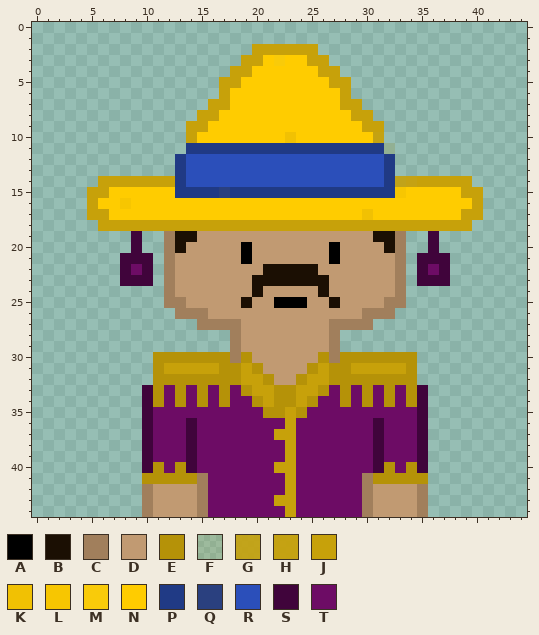
Two versions of one pixel-art sprite, assets/finished presidents/Central_America.png. This is how it looked before the edit.
The file is 450x450 pixels, drawn in blocks of 10x10; one block is one cell here. Pixels under 10% opacity are left out. Colours within 5 levels of each other are drawn and written as one.
Palette (. is transparent): A #000000  B #1b0f03  C #a17f5c  D #c19a72  E #b59208  F #c7a10a22  G #c7a10ae5  H #c7a10af2  J #c7a10a  K #f1c103  L #f7c601  M #ffcc00f1  N #ffcc00  P #203a85  Q #2a407f  R #2b4fba  S #40043b  T #6d0c65
Pixels before, first column x 5:
 2 ...............JJJJJJ...............
 3 ..............JJNMNNJJ..............
 4 .............JJNNNNNNJJ.............
 5 ............JJNNNNNNNNJJ............
 6 ............JNNNNNNNNNNJ............
 7 ...........JJNNNNNNNNNNJJ...........
 8 ..........JJNNNNNNNNNNNNJJ..........
 9 .........JJNNNNNNNNNNNNNNJJ.........
10 .........JNNNNNNNNKNNNNNNNH.........
11 .........PPPPPPPPPPPPPPPPPPF........
12 ........PRRRRRRRRRRRRRRRRRRP........
13 ........PRRRRRRRRRRRRRRRRRRP........
14 .JJJJJJJPRRRRRRRRRRRRRRRRRRPGHJJJJJ.
15 JJNNNNNNPPPPQPPPPPPPPPPPPPPPLNNNNNJJ
16 JNNLNNNNNNNNNNNNNNNNNNNNNNNNNNNNNNNJ
17 JJNNNNNNNNNNNNNNNNNNNNNNNKNNNNNNNNJJ
18 .JJJJJJJJJJJJJJJJJJJJJJJJJJJJJJJJJJ.
19 ....S..CBBDDDDDDDDDDDDDDDDBBC..S....
20 ....S..CBDDDDDADDDDDDDADDDDBC..S....
21 ...SSS.CDDDDDDADDDDDDDADDDDDC.SSS...
22 ...STS.CDDDDDDDDBBBBBDDDDDDDC.STS...
23 ...SSS.CDDDDDDDBBBBBBBDDDDDDC.SSS...
24 .......CDDDDDDDBDDDDDBDDDDDDC.......
25 .......CCDDDDDBDDAAADDBDDDDCC.......
26 ........CCCDDDDDDDDDDDDDDCCC........
27 ..........CCCCDDDDDDDDCCCC..........
28 .............CDDDDDDDDC.............
29 .............CDDDDDDDDC.............
30 ......EEEEEEECEDDDDDDECEEEEEEE......
31 ......EJJJJJEEJEDDDDEJEEJJJJJE......
32 ......EEEEEEEEJJEDDEJJEEEEEEEE......
33 .....SETETETETEJJEEJJETETETETES.....
34 .....SETETETETTEJEEJETTETETETES.....
35 .....STTTTTTTTTTEEJETTTTTTTTTTS.....
36 .....STTTSTTTTTTTTJTTTTTTTSTTTS.....
37 .....STTTSTTTTTTTJJTTTTTTTSTTTS.....
38 .....STTTSTTTTTTTTJTTTTTTTSTTTS.....
39 .....STTTSTTTTTTTTJTTTTTTTSTTTS.....
40 .....SETESTTTTTTTJJTTTTTTTSETES.....
41 .....EEEEECTTTTTTTJTTTTTTCEEEEE.....
42 .....CDDDDCTTTTTTTJTTTTTTCDDDDC.....
43 .....CDDDDCTTTTTTJJTTTTTTCDDDDC.....
44 .....CDDDDCTTTTTTTJTTTTTTCDDDDC.....
The same view after the edit:
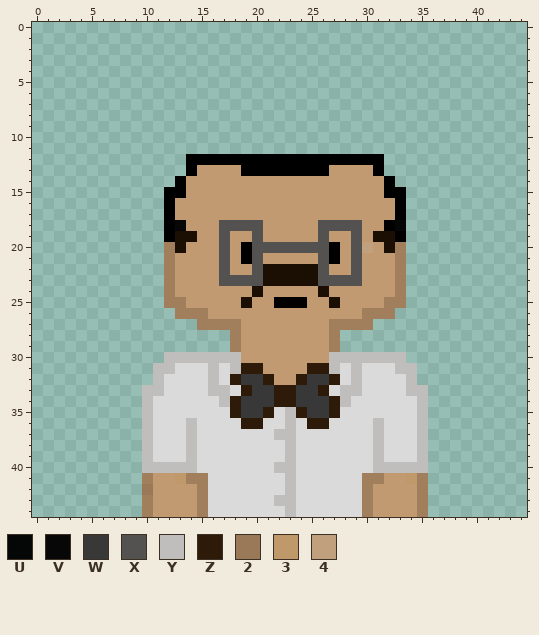
Colours new in this view: U #010101f8  V #070707  W #393838  X #535251  Y #bfbebc  Z #2d1a08  2 #997957  3 #c0996b  4 #c1a07e
Difference:
colour T: #6d0c65 -> #dadada
Changed rows in their new state; - is a pixel that keeps its letter.
first column x 5:
 2 ---------------......---------------
 3 --------------........--------------
 4 -------------..........-------------
 5 ------------............------------
 6 ------------............------------
 7 -----------..............-----------
 8 ----------................----------
 9 ---------..................---------
10 ---------..................---------
11 ---------...................--------
12 --------.AAAAAAAAAAAAAAAAAA.--------
13 --------.ADDDDAAAAAAAADDDDA.--------
14 -.......ADDDDDDDDDDDDDDDDDDA.......-
15 .......AADDDDDDDDDDDDDDDDDDAA.......
16 .......ADDDDDDDDDDDDDDDDDDDDA.......
17 .......ADDDDDDDDDDDDDDDDDDDDA.......
18 -......AVDDDXXXXDDDDDXXXXDDAU......-
19 ----.--A----X--X-----X--X---A--.----
20 ----.-------X--XXXXXXX--X4-----.----
21 ---...------X--X-----X--X-----...---
22 ---...------X--X-----X--X-----...---
23 ---...------XXXX-----XXXX-----...---
first column x 10:
30 -.YYYYYYYD------DYYYYYYY.-
31 -YYTTTYTYZZ----ZZYTYTTTYY-
32 -YTTTTYTZWWZ--ZWWZTYTTTTY-
33 YY-T-TYY-ZWWZZWWZ-YYT-T-YY
34 YT-T-T-YZWWWZZWWWZY-T-T-TY
35 Y-------ZWWZTYZWWZ-------Y
36 Y---Y----ZZ--Y-ZZ----Y---Y
37 Y---Y-------YY-------Y---Y
38 Y---Y--------Y-------Y---Y
39 Y---Y--------Y-------Y---Y
40 YYYYY-------YY-------YYYYY
41 CDD3C--------Y-------CDD3C
42 2------------Y------------
43 ------------YY------------
44 -------------Y------------
Boxes around the changes in both pictures, in picture pixels (x1, y1, x2, y2):
changed: (87, 44, 483, 286)
changed: (142, 352, 428, 517)
